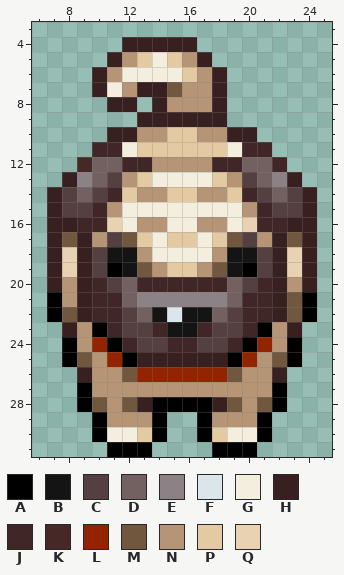
File history of a pixel-art sprite, Debug/sprites/body/body_14.png. The picture above is the old version.
The file is 64x64 pixels, drawn in blocks of 2x2; one block is one cell here. Shown: x 6..25, y 3..31.
Palette (. is transparent): A #000000  B #141414  C #544040  D #736161  E #8c8285  F #dbe6eb  G #f4eedf  H #382020  J #402626  K #462926  L #932400  M #71573e  N #b59575  P #e4caa3  Q #e9d2b1
Pixels before, first column x 7:
 4 .....HHHHH........
 5 ....HNPGPNH.......
 6 ...HNGGGGPNH......
 7 ...HGNHHMNNH......
 8 ....HH.HNNNH......
 9 ......HHHHHH......
10 ....HHNNPPNNHH....
11 ...JJGPPPPPPGJJ...
12 ..KDDJJNNNNJJDDJ..
13 .HEDCNPGGGGPNCDEH.
14 HCDCJPNNPPNNPJCDCH
15 HCCJNGGGGGGGGNJCCH
16 HHJJQGNNGGNNGQJJHH
17 HMHNCMPGPPGPMCNHMH
18 HQHCBBNGGGGNBBCHQH
19 HQHCABMNPPNMBACHQH
20 HNHJCDJJJJJJDCJHNH
21 ANHJJDEEEEEEDJJHMA
22 AMHJJCDBFBBDCJJHMA
23 .HNAJCCJBBJCCJANH.
24 .ANLAJCCJJCCJALNA.
25 .AMNLAHHHHHHALNMA.
26 ..HNNMLLLLLLMNNH..
27 ..ANNNNNNNNNNNNA..
28 ..AMNMHAAAAHMNMA..
29 ...ANNNA..ANNNA...
30 ...AGGPA..APGGA...
31 ....AAA....AAA....
New version:
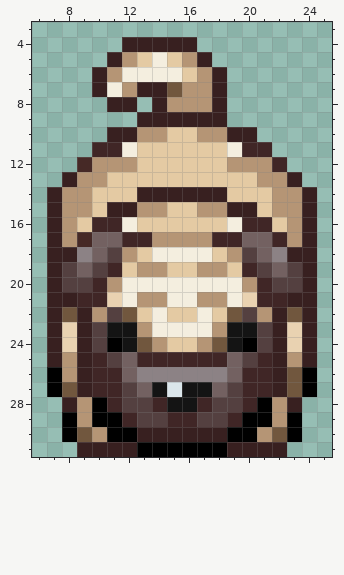
Difference:
Changed rows in their new state; - is an unchanged pixel.
first column x 7:
12 ---NNNPPPPPPNNN---
13 --NNPP-PPPP-PPNN--
14 -NNPP-HHHHHH-PPNN-
15 -NNPHHNNPPNNHHPNN-
16 -NP-J-PPPPPP-J-PN-
17 -NKDDJJNNNNJJDDJN-
18 -HEDCNP----PNCDEH-
19 -CD-JPN----NPJ-DC-
20 -CC-NGGGGGGGGN-CC-
21 HHJ-QGNNGGNNGQ-JHH
22 H--NCMPGPPGPMCN--H
23 HQHCBBNGGGGNBBCHQH
24 HQHC-BMNPPNMB-CHQH
25 HNHJCDJJJJJJDCJHNH
26 AN-JJDEEEEEEDJJ-MA
27 AMHJJCDBFBBDCJJHMA
28 -HNAJCCJBBJCCJANH-
29 -AN-AJCCJJCCJA-NA-
30 -AMNAAHHHHHHAANMA-
31 --HHHH-AAAA-HHHH--
